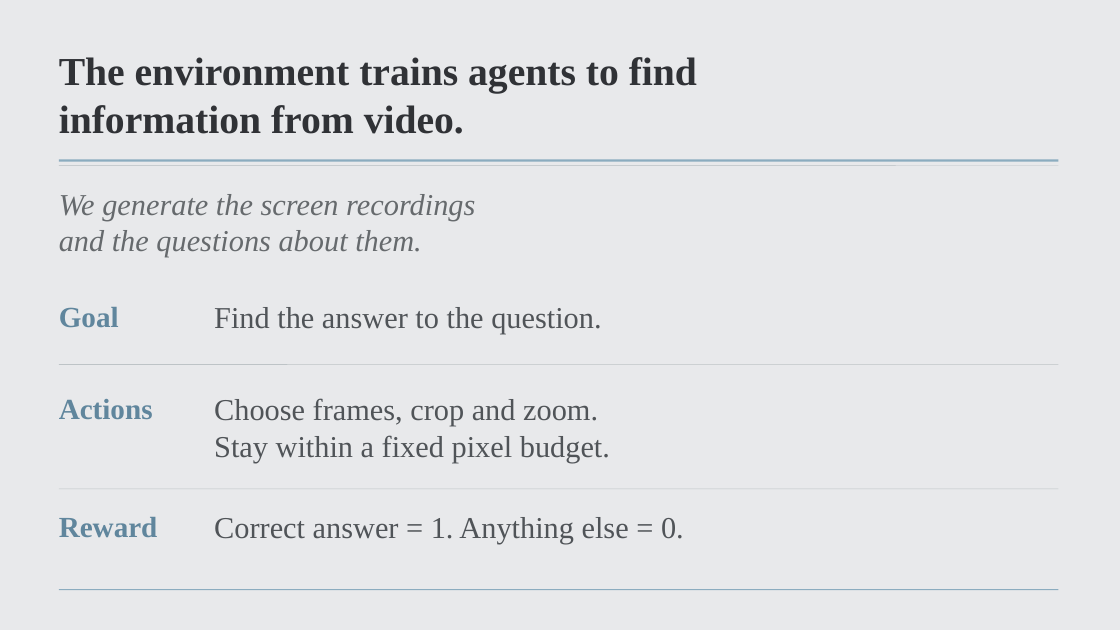
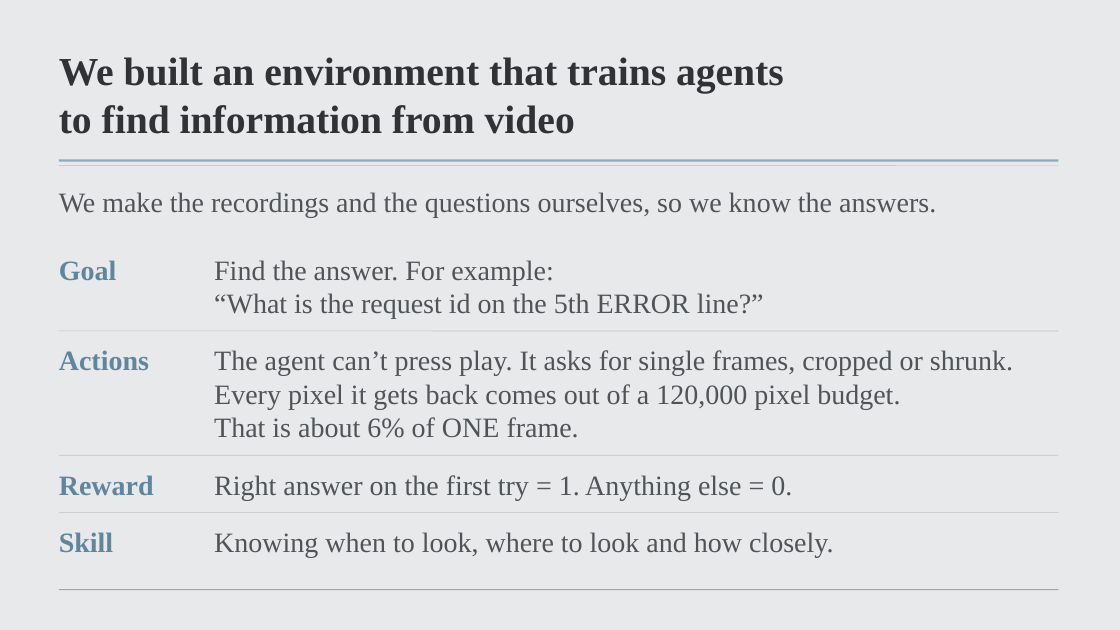
Before and after one commit to MrNaakka/bidy2, a slide deck: slide 5 of docs/framehunt-pitch-short.pptx. Drawn at 1120x630 pixels with LibreOffice and Linux fonts; fonts in the diff are those of the drawing; background and template pictures are left out. Boxes give left, top, right and bottom in pixels: in the first picture for what was removed or moved away, otherwise in the second. Text is boxed around its words. In the diff, an @@ line names an element or a change of style, - is before the commit and + after.

Commit message:
Pitch deck: environment, log video, Opus failure and team slides before results

```diff
--- a/docs/framehunt-pitch-short.pptx
+++ b/docs/framehunt-pitch-short.pptx
@@ text at <box>59,57,784,134</box>: text changed @@
-The environment trains agents to find
-information from video.
+We built an environment that trains agents
+to find information from video
@@ text at <box>59,192,936,218</box>: text changed; size 26 to 24 pt; text colour #666A6D to #505458; italic off @@
-We generate the screen recordings
-and the questions about them.
+We make the recordings and the questions ourselves, so we know the answers.
@@ text "Goal": place and size @@
-text "Goal" at <box>59,307,119,327</box>
+text "Goal" at <box>59,260,117,280</box>
@@ text at <box>214,260,764,319</box>: text changed; size 26 to 24 pt @@
-Find the answer to the question.
+Find the answer. For example:
+“What is the request id on the 5th ERROR line?”
@@ size 25 to 24 pt in 3 elements at <box>59,475,154,495</box>, <box>59,260,117,280</box>, <box>59,350,149,370</box> @@
@@ text "Actions": place and size @@
-text "Actions" at <box>59,399,153,419</box>
+text "Actions" at <box>59,350,149,370</box>
@@ line moved from (59, 365) - (1059, 365) to (59, 331) - (1059, 331) @@
@@ text added at <box>214,350,1013,438</box>, 24 pt, text #505458 @@
+The agent can’t press play. It asks for single frames, cropped or shrunk.
+Every pixel it gets back comes out of a 120,000 pixel budget.
+That is about 6% of ONE frame.
@@ text removed at <box>214,398,610,463</box> @@
-Choose frames, crop and zoom.
-Stay within a fixed pixel budget.
@@ text "Reward": place and size @@
-text "Reward" at <box>59,517,158,537</box>
+text "Reward" at <box>59,475,154,495</box>
@@ line added from (59, 455) to (1059, 455), #BDC3C6 0.5 pt @@
@@ text at <box>214,475,792,500</box>: text changed; size 26 to 24 pt @@
-Correct answer = 1. Anything else = 0.
+Right answer on the first try = 1. Anything else = 0.
@@ line moved from (59, 489) - (1059, 489) to (59, 513) - (1059, 513) @@
@@ text added at <box>59,532,113,552</box>, 24 pt, text #60869D, bold @@
+Skill
@@ text added at <box>214,532,833,557</box>, 24 pt, text #505458 @@
+Knowing when to look, where to look and how closely.
```
Also in this commit, not shown: 3 other slides changed, 3 slides added.
